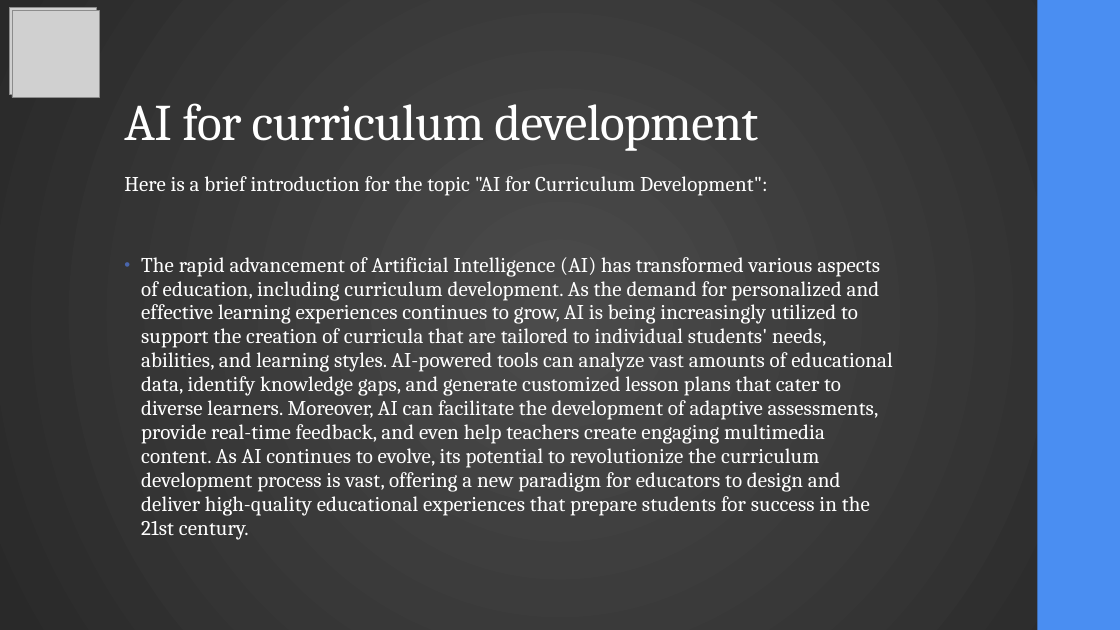
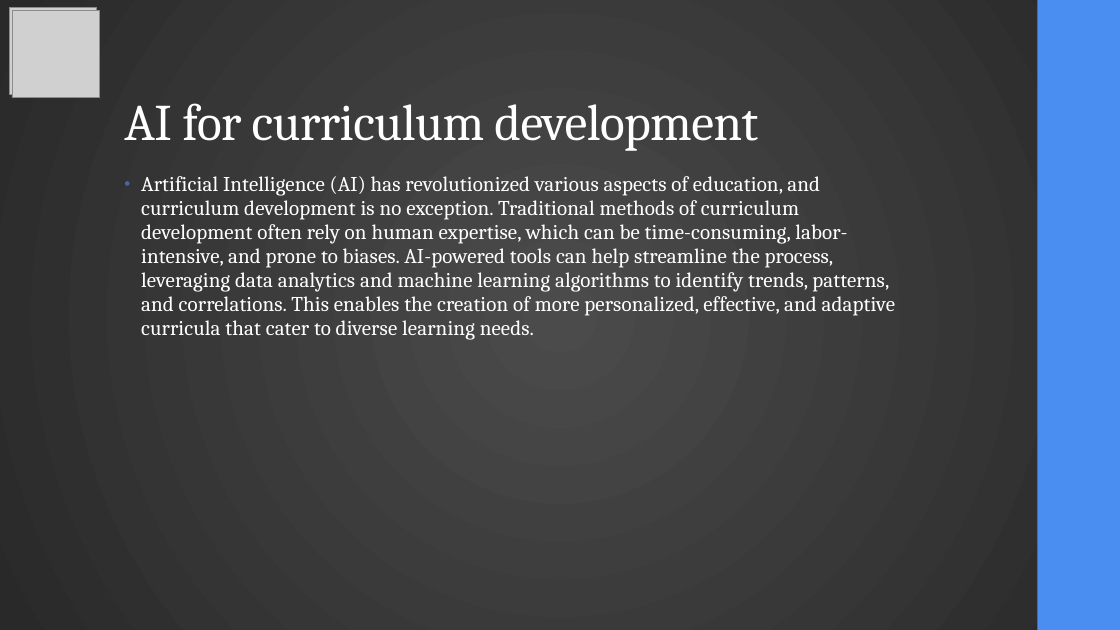
Before and after one commit to RomanMykolaichuk/DEEP_04_2025, a slide deck: slide 6 of final_presentation_eng.pptx. Drawn at 1120x630 pixels with LibreOffice and Linux fonts; fonts in the diff are those of the drawing; grey boxes stand for pictures. Boxes give left, top, right and bottom in pixels: in the first picture for what was removed or moved away, otherwise in the second. Text is boxed around its words. In the diff, an @@ line names an element or a change of style, - is before the commit and + after.

```diff
--- a/final_presentation_eng.pptx
+++ b/final_presentation_eng.pptx
@@ text at [141, 176, 895, 340]: text changed @@
-• Here is a brief introduction for the topic "AI for Curriculum Development":
-  The rapid advancement of Artificial Intelligence (AI) has transformed various aspects of education, including curriculum development. As the demand for personalized and effective learning experiences continues to grow, AI is being increasingly utilized to support the creation of curricula that are tailored to individual students' needs, abilities, and learning styles. AI-powered tools can analyze vast amounts of educational data, identify knowledge gaps, and generate customized lesson plans that cater to diverse learners. Moreover, AI can facilitate the development of adaptive assessments, provide real-time feedback, and even help teachers create engaging multimedia content. As AI continues to evolve, its potential to revolutionize the curriculum development process is vast, offering a new paradigm for educators to design and deliver high-quality educational experiences that prepare students for success in the 21st century.
+• Artificial Intelligence (AI) has revolutionized various aspects of education, and curriculum development is no exception. Traditional methods of curriculum development often rely on human expertise, which can be time-consuming, labor-intensive, and prone to biases. AI-powered tools can help streamline the process, leveraging data analytics and machine learning algorithms to identify trends, patterns, and correlations. This enables the creation of more personalized, effective, and adaptive curricula that cater to diverse learning needs.
```
Also in this commit, not shown: 13 other slides changed, 2 other files.
